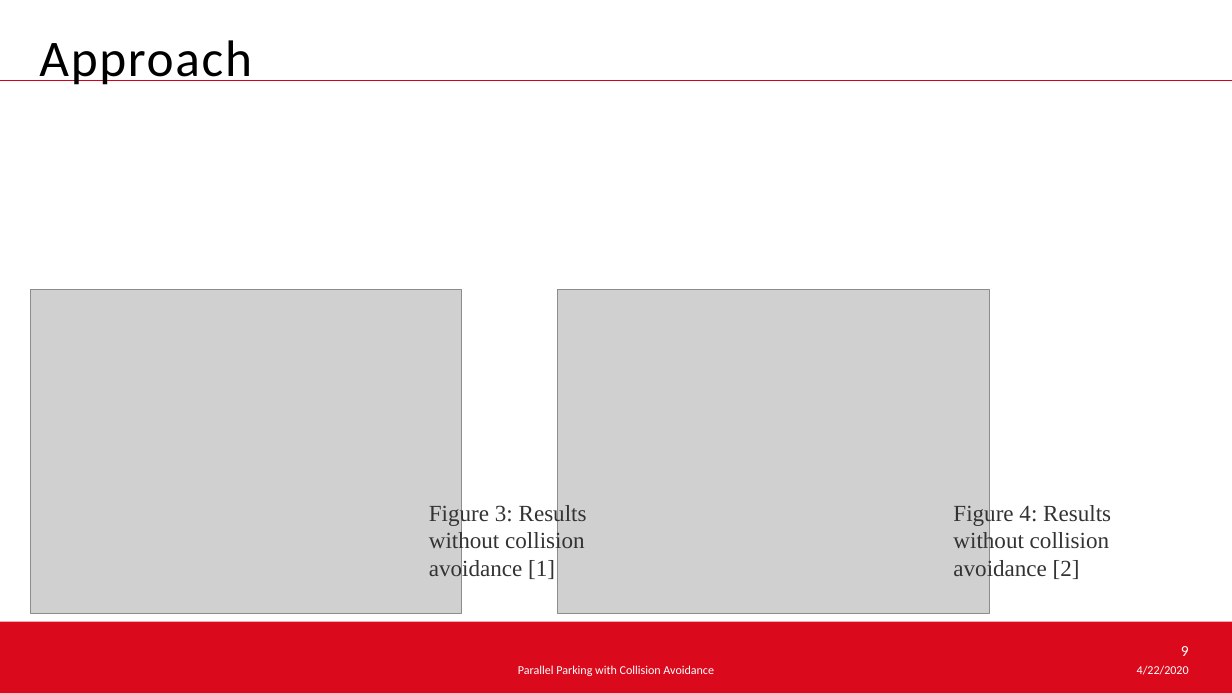
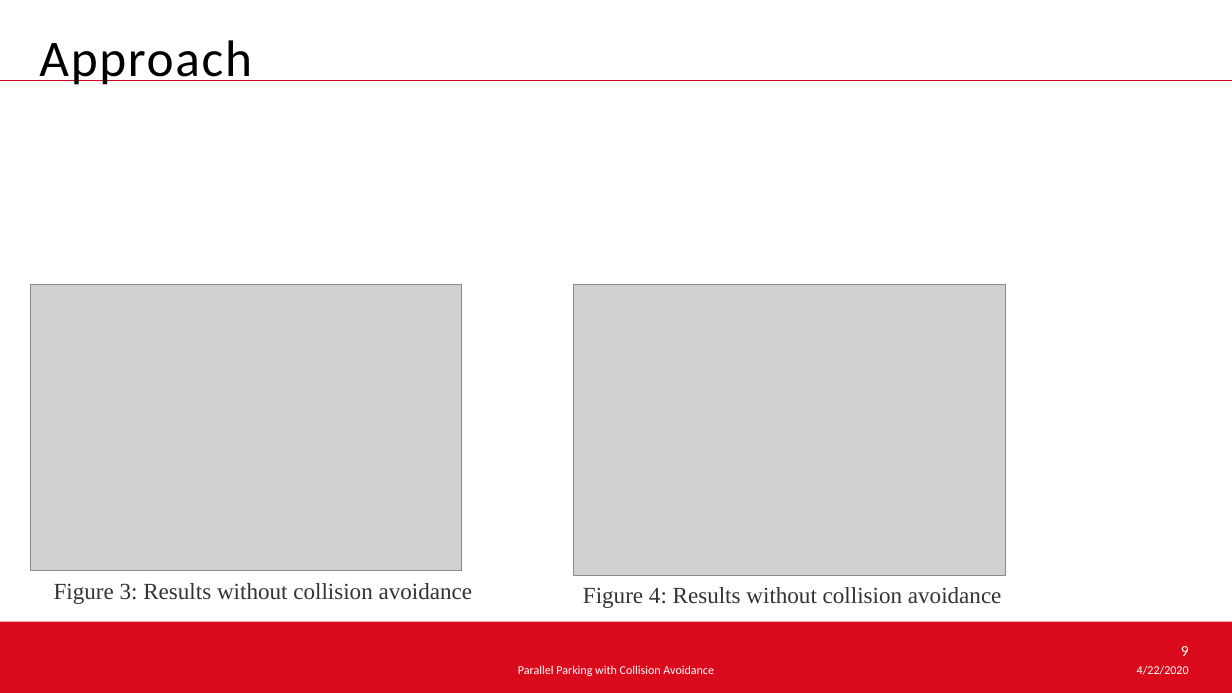
Before and after one commit to hehonglu123/optimal_control, a slide deck: slide 9 of Optimal Control Theory.pptx. Drawn at 1232x693 pixels with LibreOffice and Linux fonts; fonts in the diff are those of the drawing; grey boxes stand for pictures; background and template pictures are left out. Boxes give left, top, right and bottom in pixels: in the first picture for what was removed or moved away, otherwise in the second. Text is boxed around its words. In the diff, an @@ line names an element or a change of style, - is before the commit and + after.

```diff
--- a/Optimal Control Theory.pptx
+++ b/Optimal Control Theory.pptx
@@ picture: place and size @@
-picture at bbox=[30, 289, 462, 613]
+picture at bbox=[30, 285, 462, 571]
@@ picture: place and size @@
-picture at bbox=[557, 289, 989, 613]
+picture at bbox=[574, 285, 1006, 576]
@@ text at bbox=[54, 583, 473, 604]: text changed @@
-Figure 3: Results without collision avoidance [1]
+Figure 3: Results without collision avoidance
@@ text at bbox=[583, 587, 1002, 608]: text changed @@
-Figure 4: Results without collision avoidance [2]
+Figure 4: Results without collision avoidance
```
Also in this commit, not shown: 4 other slides changed, 1 slide added.
